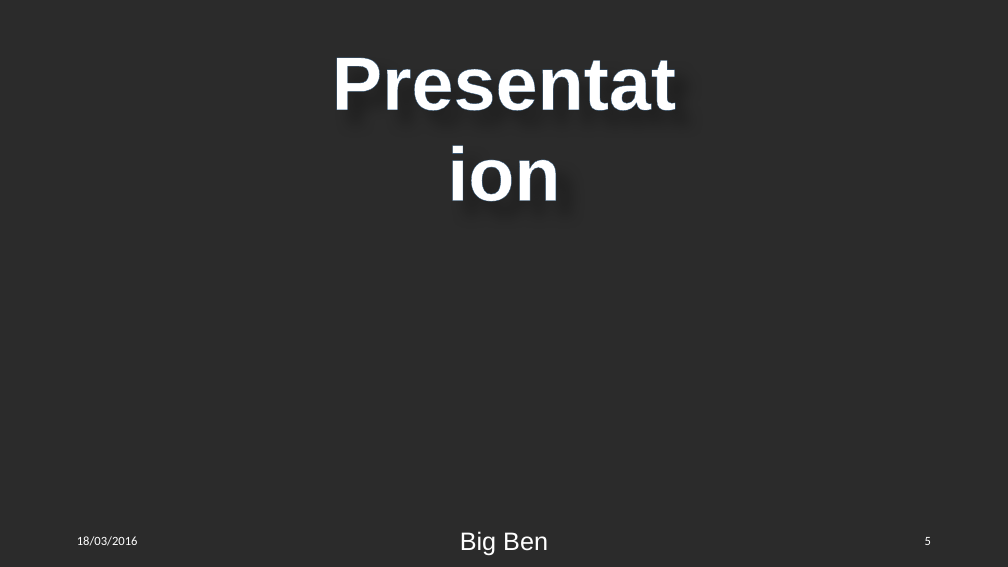
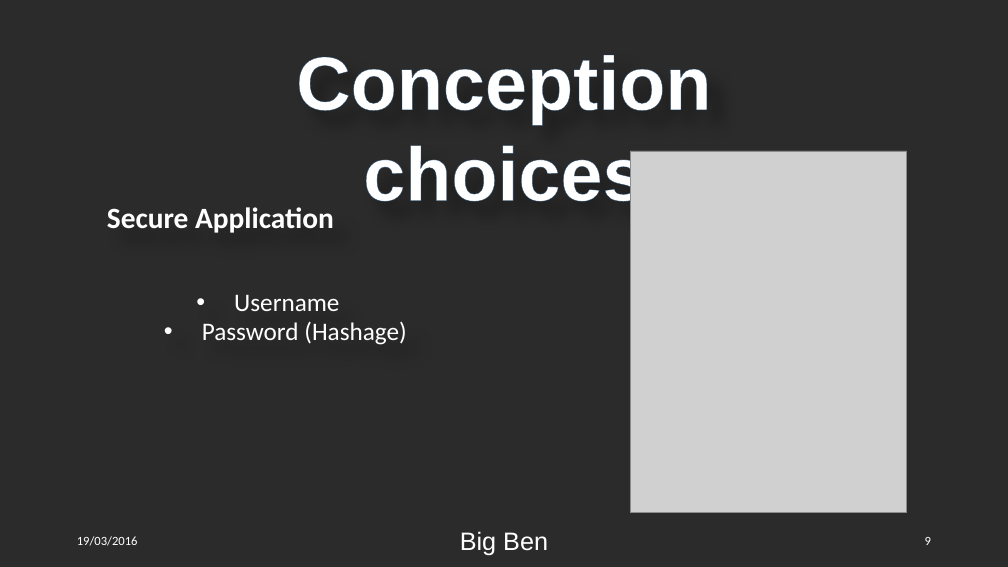
Before and after one commit to Qu1lby/BigBen, a slide deck: slide 9 of Presentation.pptx (slide 5 before the commit). Drawn at 1008x567 pixels with LibreOffice and Linux fonts; fonts in the diff are those of the drawing; grey boxes stand for pictures; background and template pictures are left out; a plain dark background stands for a picture behind light text. Boxes give left, top, right and bottom in pixels: in the first picture for what was removed or moved away, otherwise in the second. Text is boxed around its words. In the diff, an @@ line names an element or a change of style, - is before the commit and + after.

```diff
--- a/Presentation.pptx
+++ b/Presentation.pptx
@@ text at [296, 55, 711, 214]: text changed @@
-Presentation
+Conception choices
@@ picture added at [630, 151, 907, 513] @@
@@ text added at [107, 207, 334, 233], 28 pt, text #FFFFFF, bold @@
+Secure Application
@@ text added at [234, 295, 339, 311], 24 pt, text #FFFFFF @@
+• Username
@@ text added at [202, 321, 406, 345], 24 pt, text #FFFFFF @@
+• Password (Hashage)
@@ text at [77, 536, 138, 546]: text changed @@
-18/03/2016
+19/03/2016
```
Also in this commit, not shown: 6 other slides changed, 4 slides added.
